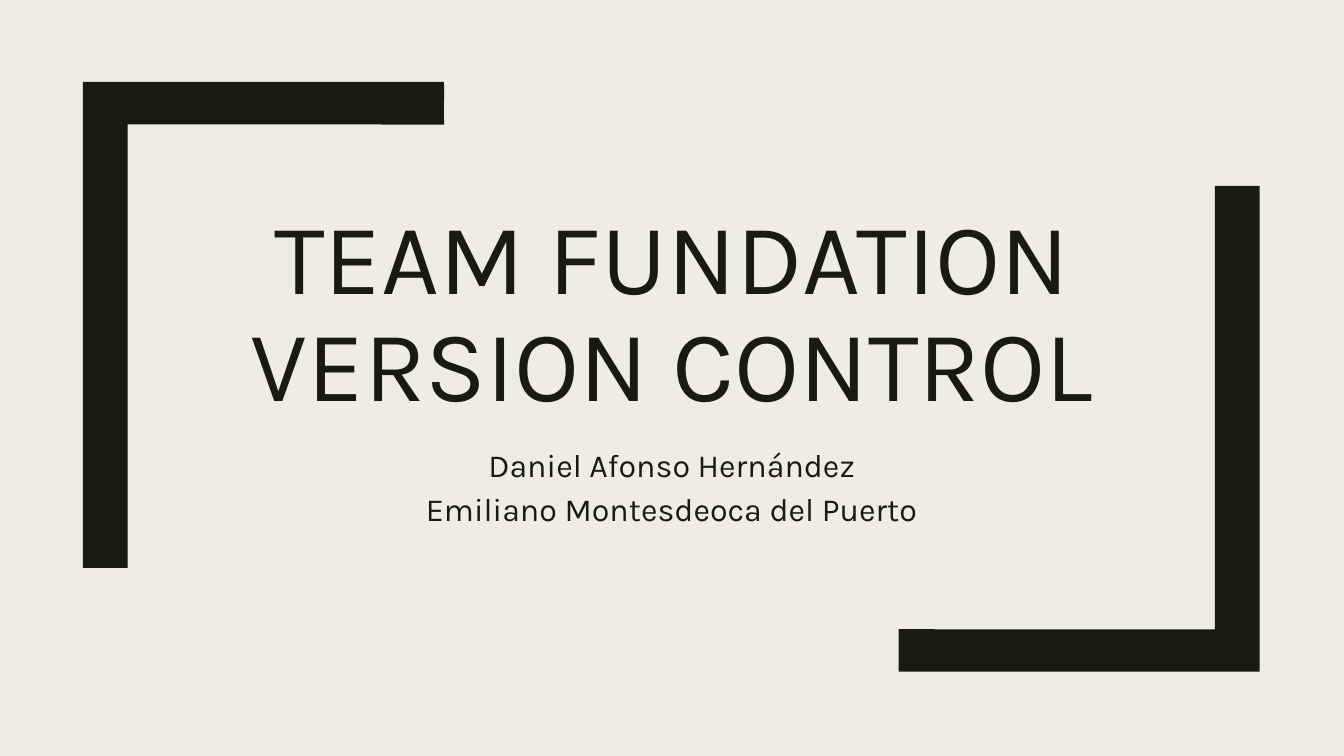
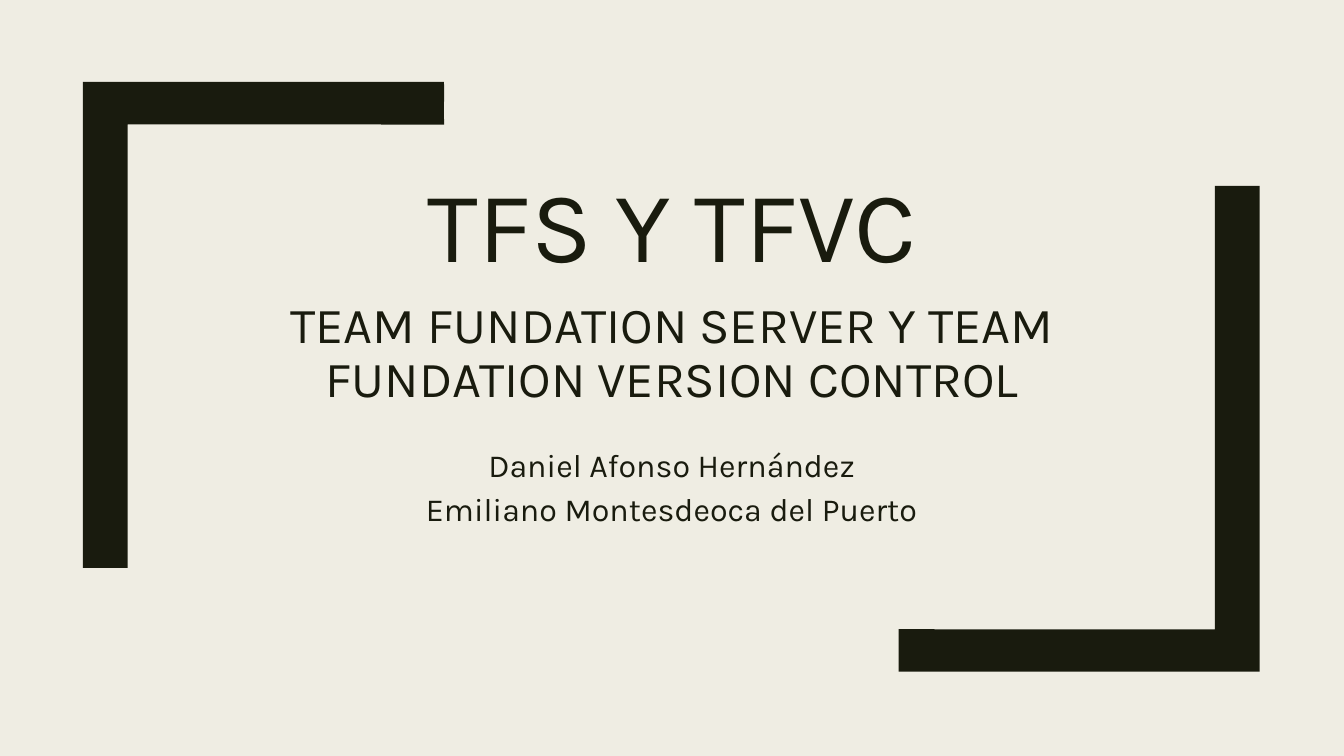
Before and after one commit to emimontesdeoca/2DAW, a slide deck: slide 1 of 2017/DPL/Segundo trimestre/Team fundation version control.pptx. Drawn at 1344x756 pixels with LibreOffice and Linux fonts; fonts in the diff are those of the drawing. Boxes give left, top, right and bottom in pixels: in the first picture for what was removed or moved away, otherwise in the second. Text is boxed around its words. In the diff, an @@ line names an element or a change of style, - is before the commit and + after.

```diff
--- a/2017/DPL/Segundo trimestre/Team fundation version control.pptx
+++ b/2017/DPL/Segundo trimestre/Team fundation version control.pptx
@@ title added at <box>428,197,916,264</box>, 72 pt, text #191B0E @@
+TFS Y TFVC
@@ text at <box>290,311,1053,398</box>: text changed; size 72 to 36 pt @@
-TEAM FUNDATION VERSION CONTROL
+TEAM FUNDATION SERVER Y TEAM FUNDATION VERSION CONTROL
```
Also in this commit, not shown: 2 other slides changed, 1 slide added, 50 other files.
